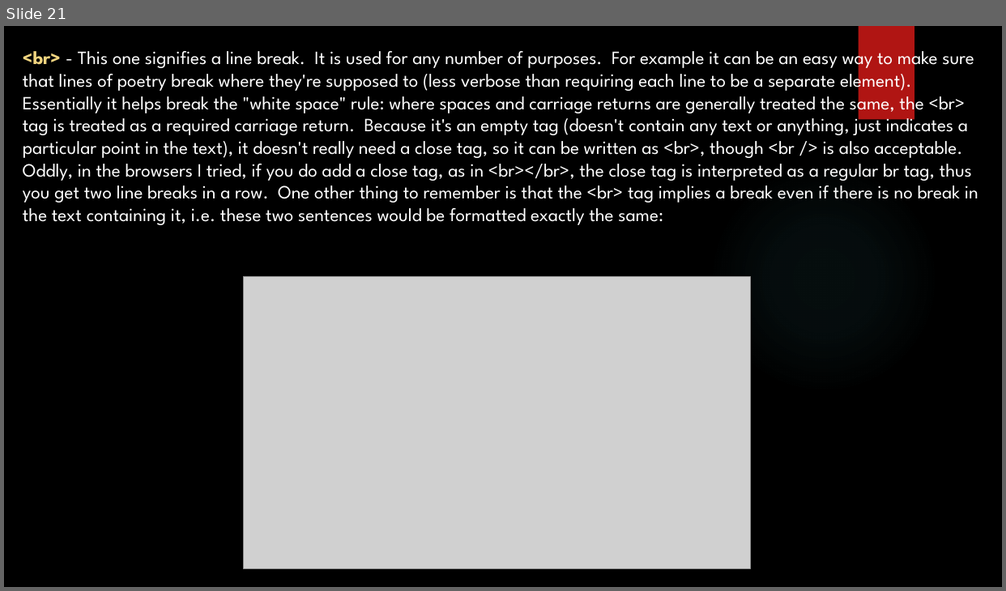
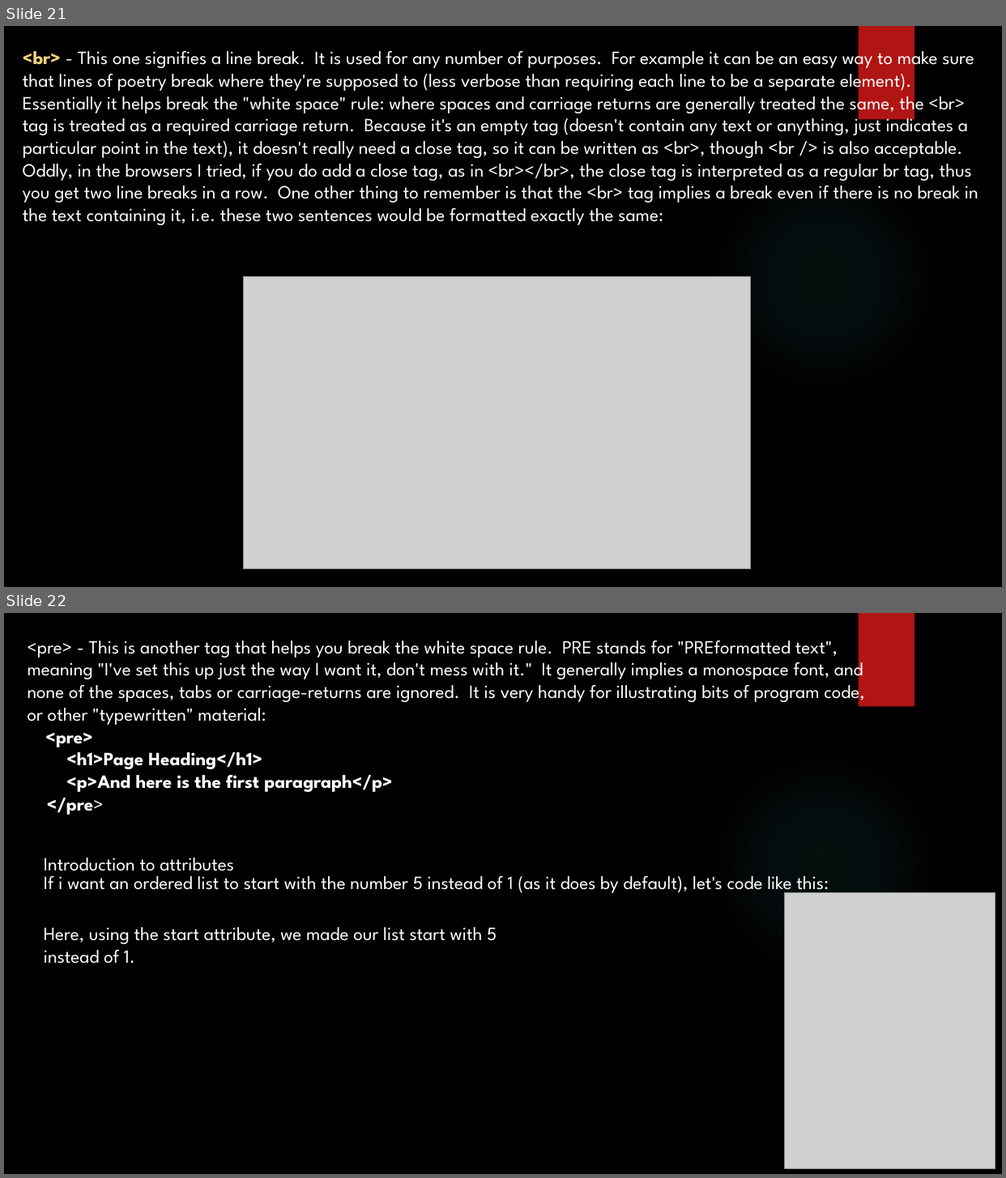
Before and after one commit to yogeshwar1996/HTML5CSS, a slide deck: Fundamentals of HTML and CSS.pptx. Shown one above the other, each under a label of ours: slide 21 before the commit, slides 21 and 22 after it. The pictures are 1006x591 and 1006x1178 pixels, drawn with LibreOffice and Linux fonts; fonts in the diff are those of the drawing; grey boxes stand for pictures; background and template pictures are left out. Boxes give left, top, right and bottom in pixels: in the first picture for what was removed or moved away, otherwise in the second. Text is boxed around its words. In the diff, an @@ line names an element or a change of style, - is before the commit and + after.

Commit message:
Add slide for attributes syntax and intro

```diff
--- a/Fundamentals of HTML and CSS.pptx
+++ b/Fundamentals of HTML and CSS.pptx
@@ slide 22 added at <box>4,613,1002,1174</box>, background picture (left out); not listed: 2 template elements that a slide beside it also shows @@
@@ text added at <box>27,641,864,815</box>, 18 pt, text #FFFFFF @@
+<pre> - This is another tag that helps you break the white space rule. PRE stands for "PREformatted text", meaning "I've set this up just the way I want it, don't mess with it." It generally implies a monospace font, and none of the spaces, tabs or carriage-returns are ignored. It is very handy for illustrating bits of program code, or other "typewritten" material:
+<pre>
+<h1>Page Heading</h1>
+<p>And here is the first paragraph</p>
+</pre>
@@ text added at <box>44,858,234,871</box>, 18 pt, text #FFFFFF @@
+Introduction to attributes
@@ text added at <box>44,871,829,895</box>, 18 pt, text #FFFFFF @@
+If i want an ordered list to start with the number 5 instead of 1 (as it does by default), let's code like this:
@@ picture added at <box>785,893,995,1169</box> @@
@@ text added at <box>44,927,496,964</box>, 18 pt, text #FFFFFF @@
+Here, using the start attribute, we made our list start with 5 instead of 1.
```
Also in this commit, not shown: 1 other slide added, 2 slides removed.
